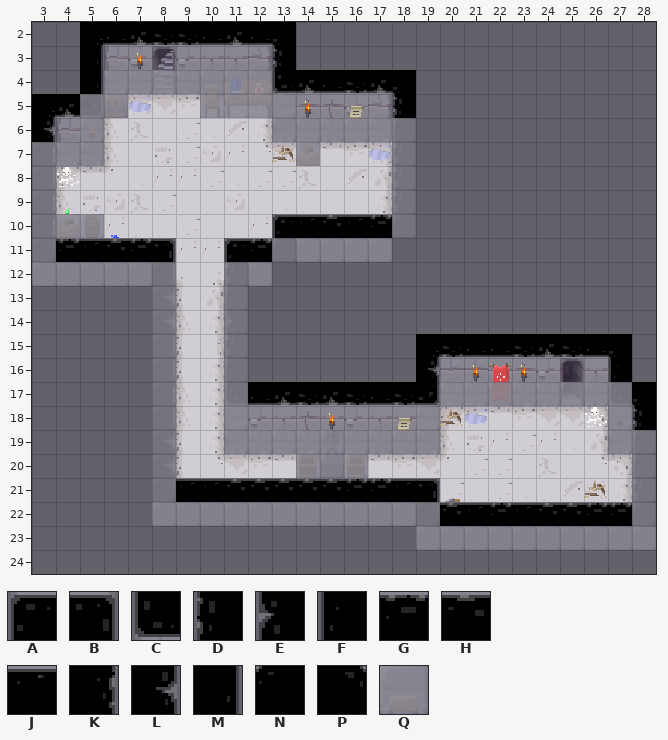
An edit to a level. Tiled map (JSON), maps/Cave.json. Above is the file before it was changed.
Cells are 16x16 px. Shown: x 3..28, y 2..24.
Key: from "dungeon tileset calciumtrice": A 31, B 32, C 33, D 35, E 36, F 37, G 38, H 39, J 40, K 44, L 45, M 46, N 79, P 80, Q 279.
_ is an empty cell.
Layers that did not change in this view are not listed.
Layer "Voorgrond muur" before, first column x 3:
 2 __________________________
 3 __________________________
 4 __________________________
 5 __________________________
 6 __________________________
 7 __________________________
 8 __________________________
 9 __________________________
10 __________AJHJG___________
11 PGJHGB__AGN_______________
12 _____M__D_________________
13 _____L__F_________________
14 _____L__E_________________
15 _____M__D_________________
16 _____M__F_________________
17 _____K__C_________________
18 _____M____________________
19 _____L____________________
20 _____L____________________
21 _____PJJHHHHHGGJB_________
22 ________________PHJGJHHGG_
23 __________________________
24 __________________________
Layer "Solid" before, first column x 3:
 2 __________________________
 3 __________________________
 4 ___QQQQQQQ________________
 5 __QQ___QQQQ_______________
 6 __Q_______QQQQQQ__________
 7 QQQ________Q___Q__________
 8 Q______________Q__________
 9 Q______________Q__________
10 QQQ____________Q__________
11 Q_________QQQQQ___________
12 QQQQQQ__QQ________________
13 _____Q__Q_________________
14 _____Q__Q_________________
15 _____Q__Q_________________
16 _____Q__Q_________________
17 _____Q__Q________QQQQQQQQ_
18 _____Q__Q_______Q_______Q_
19 _____Q__QQQQQQQQQ_______QQ
20 _____Q_____QQQ___________Q
21 _____Q___________________Q
22 _____QQQQQQQQQQQQ________Q
23 ________________QQQQQQQQQQ
24 __________________________
Now the later version:
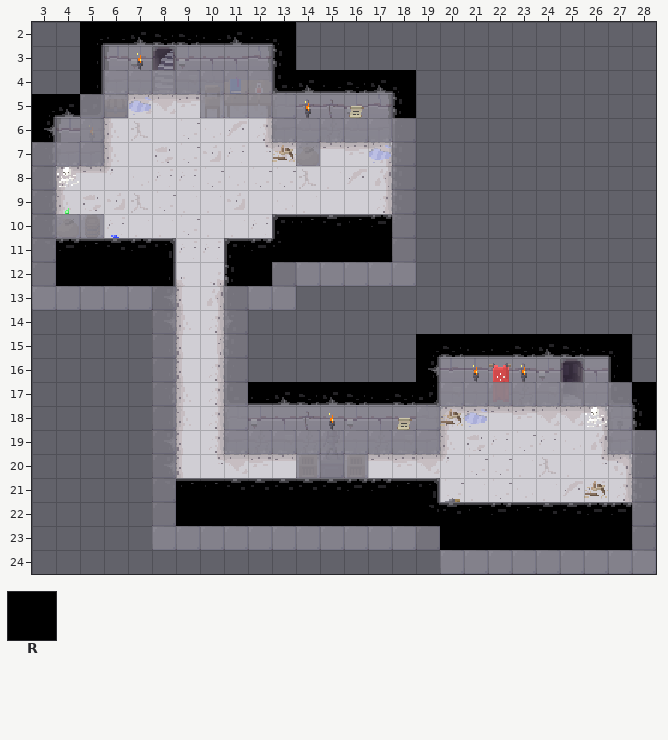
Further tiles: from "dungeon tileset calciumtrice": R 30.
See-through tiles are keyed as they look on the map.
Difference:
Layer "Voorgrond muur":
There is now tile R in row 11 at x 14 to 18; in row 12 at x 4 to 7 and 12 to 13; in row 22 at x 9 to 18; in row 23 at x 20 to 27.
Layer "Solid":
There is now tile Q in row 11 at x 18; in row 12 at x 13 to 18; in row 13 at x 3 to 7 and 12 to 13; in row 23 at x 8 to 18; in row 24 at x 20 to 28.
Tile Q is removed in row 11 at x 13 to 17; in row 12 at x 4 to 8 and 11 to 12; in row 22 at x 9 to 19; in row 23 at x 20 to 27.
Boxes around the changes in both pictures, in picture pixels (x1, y1, x2, y2):
changed: (224, 238, 416, 310)
changed: (32, 262, 176, 310)
changed: (152, 502, 656, 574)
